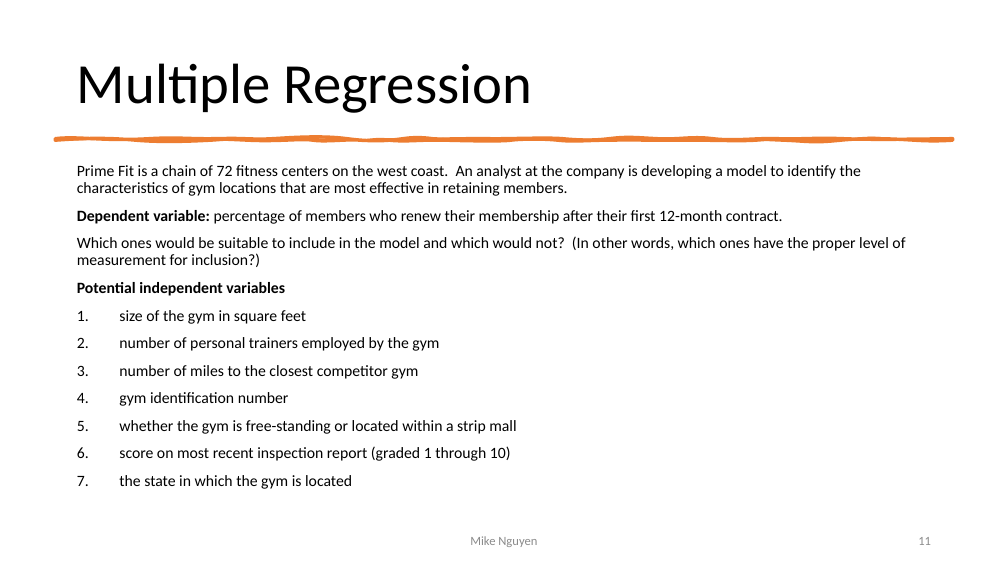
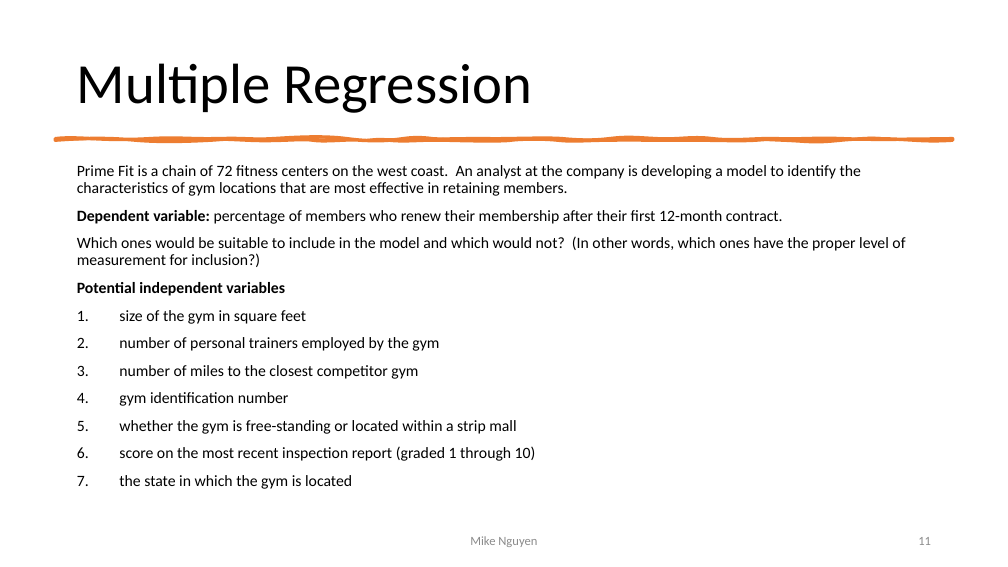
Before and after one commit to mikenguyen13/mar4050_S22, a slide deck: slide 11 of lectures/12/1_multiple_regression.pptx. Drawn at 1008x567 pixels with LibreOffice and Linux fonts; fonts in the diff are those of the drawing. Boxes give left, top, right and bottom in pixels: in the first picture for what was removed or moved away, otherwise in the second. Text is boxed around its words. In the diff, an @@ line names an element or a change of style, - is before the commit and + after.

```diff
--- a/lectures/12/1_multiple_regression.pptx
+++ b/lectures/12/1_multiple_regression.pptx
@@ text at (x1=119, y1=446, x2=536, y2=461): text changed @@
-6. score on most recent inspection report (graded 1 through 10)
+6. score on the most recent inspection report (graded 1 through 10)
```
Also in this commit, not shown: 1 other slide changed.
